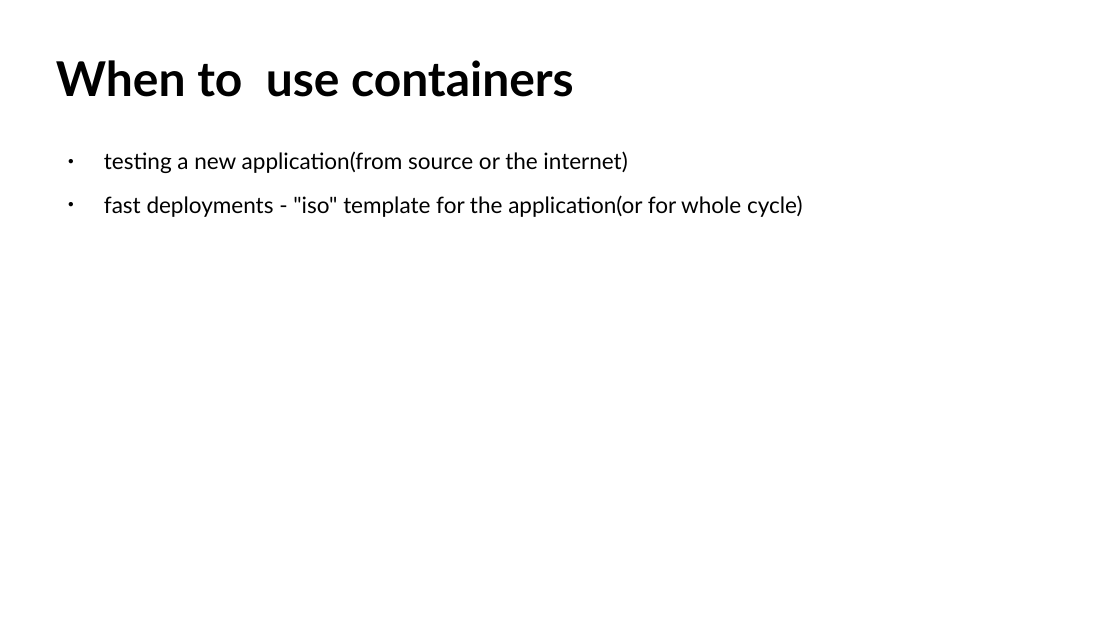
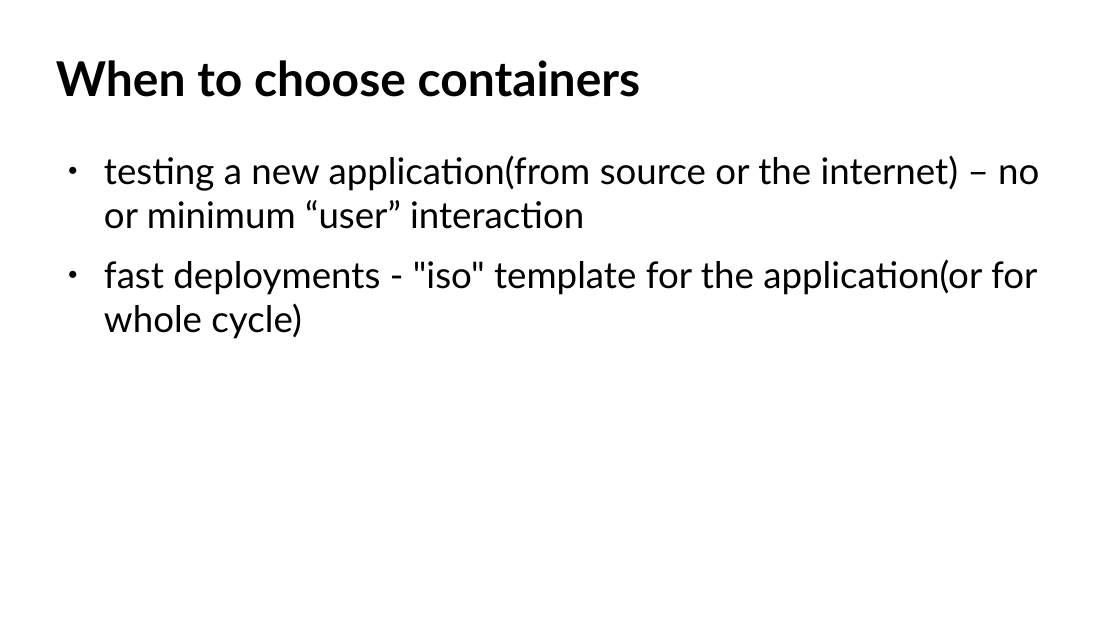
Before and after one commit to djz88/docs, a slide deck: slide 27 of kontejnery/kernel_isolation_linuxdays2017.odp. Drawn at 1120x630 pixels with LibreOffice and Linux fonts; fonts in the diff are those of the drawing; background and template pictures are left out. Boxes give left, top, right and bottom in pixels: in the first picture for what was removed or moved away, otherwise in the second. Text is boxed around its words. In the diff, an @@ line names an element or a change of style, - is before the commit and + after.

```diff
--- a/kontejnery/kernel_isolation_linuxdays2017.odp
+++ b/kontejnery/kernel_isolation_linuxdays2017.odp
@@ title at bbox=[56, 60, 641, 97]: text changed @@
-When to use containers
+When to choose containers
@@ text at bbox=[104, 155, 1039, 229]: text changed; size 16 to 26 pt @@
-● testing a new application(from source or the internet)
+● testing a new application(from source or the internet) – no or minimum “user” interaction
@@ text at bbox=[104, 259, 1037, 339]: size 16 to 26 pt in "fast deployments - "iso" template for the ..." @@
```
Also in this commit, not shown: 15 other slides changed, 2 slides added, 14 slides removed, 1 other file.
